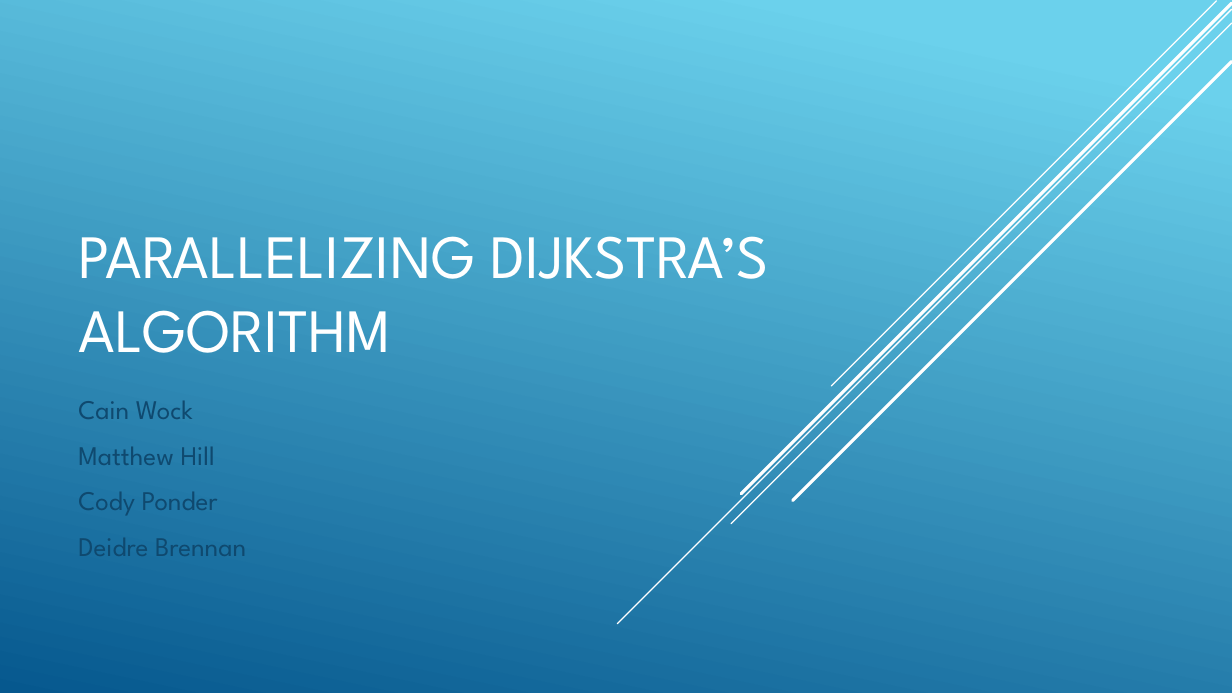
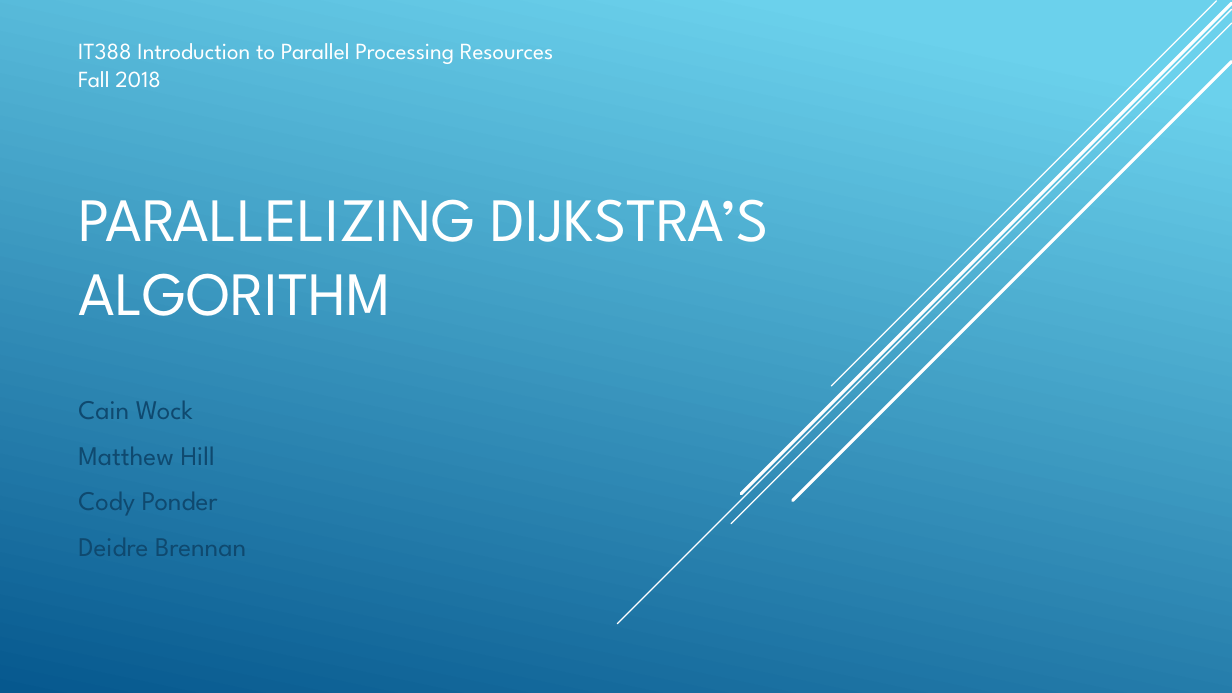
Before and after one commit to CAW0139/IT338Dijkstra-sProject, a slide deck: slide 1 of Parallelizing Dijkstra’s Algorithm.pptx. Drawn at 1232x693 pixels with LibreOffice and Linux fonts; fonts in the diff are those of the drawing. Boxes give left, top, right and bottom in pixels: in the first picture for what was removed or moved away, otherwise in the second. Text is boxed around its words. In the diff, an @@ line names an element or a change of style, - is before the commit and + after.

Commit message:
finished powerpoint

```diff
--- a/Parallelizing Dijkstra’s Algorithm.pptx
+++ b/Parallelizing Dijkstra’s Algorithm.pptx
@@ title "PARALLELIZING DIJKSTRA’S ALGORITHM": place and size @@
-title "PARALLELIZING DIJKSTRA’S ALGORITHM" at (78, 236, 769, 353)
+title "PARALLELIZING DIJKSTRA’S ALGORITHM" at (78, 199, 769, 316)
@@ text added at (78, 43, 554, 87), 18 pt, text #FFFFFF @@
+IT388 Introduction to Parallel Processing Resources
+Fall 2018
```
Also in this commit, not shown: 1 other slide changed, 5 slides added.
